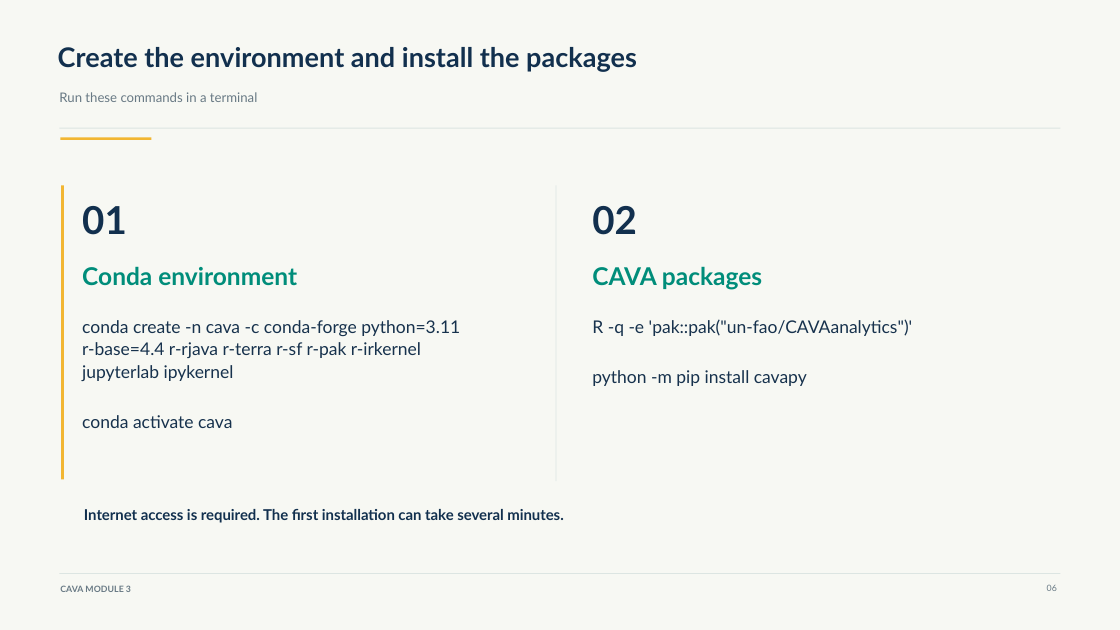
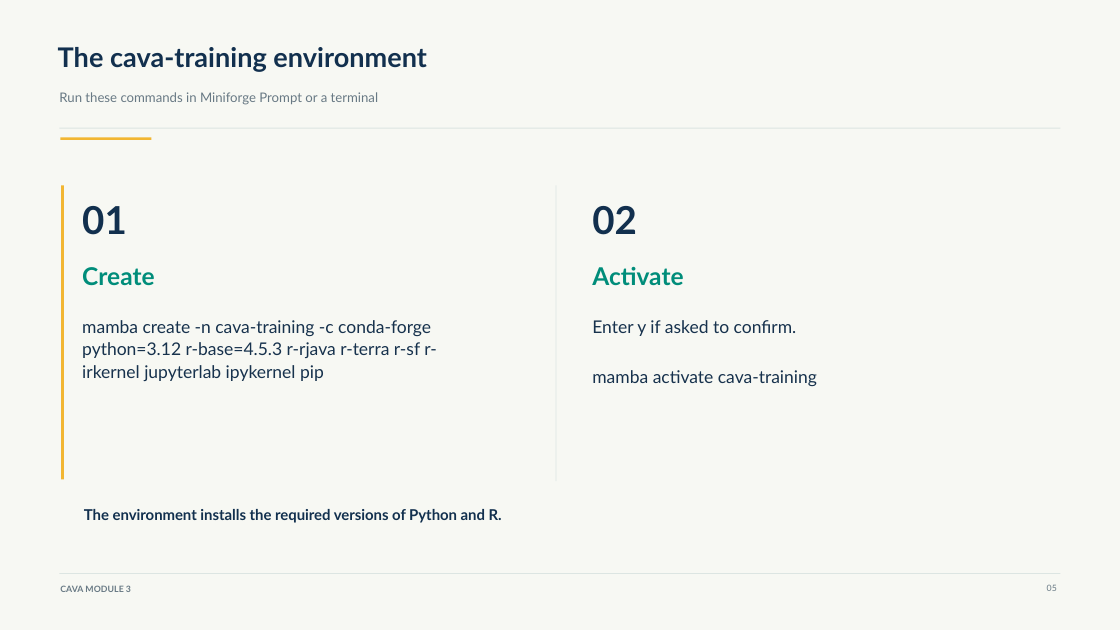
Before and after one commit to Risk-Team/trainings, a slide deck: slide 5 of CAVAtraining/HQ/day3/CAVA_Module_3.pptx (slide 6 before the commit). Drawn at 1120x630 pixels with LibreOffice and Linux fonts; fonts in the diff are those of the drawing. Boxes give left, top, right and bottom in pixels: in the first picture for what was removed or moved away, otherwise in the second. Text is boxed around its words. In the diff, an @@ line names an element or a change of style, - is before the commit and + after.

```diff
--- a/CAVAtraining/HQ/day3/CAVA_Module_3.pptx
+++ b/CAVAtraining/HQ/day3/CAVA_Module_3.pptx
@@ text at (58, 47, 426, 72): text changed @@
-Create the environment and install the packages
+The cava-training environment
@@ text at (59, 92, 378, 105): text changed @@
-Run these commands in a terminal
+Run these commands in Miniforge Prompt or a terminal
@@ text at (82, 267, 154, 286): text changed @@
-Conda environment
+Create
@@ text at (592, 266, 683, 286): text changed @@
-CAVA packages
+Activate
@@ text at (82, 320, 437, 381): text changed @@
-conda create -n cava -c conda-forge python=3.11 r-base=4.4 r-rjava r-terra r-sf r-pak r-irkernel jupyterlab ipykernel
-conda activate cava
+mamba create -n cava-training -c conda-forge python=3.12 r-base=4.5.3 r-rjava r-terra r-sf r-irkernel jupyterlab ipykernel pip
@@ text at (592, 320, 817, 386): text changed @@
-R -q -e 'pak::pak("un-fao/CAVAanalytics")'
-python -m pip install cavapy
+Enter y if asked to confirm.
+mamba activate cava-training
@@ text at (84, 509, 502, 523): text changed @@
-Internet access is required. The first installation can take several minutes.
+The environment installs the required versions of Python and R.
```
Also in this commit, not shown: 6 other slides changed, 4 slides added, 2 slides removed, 4 other files.
